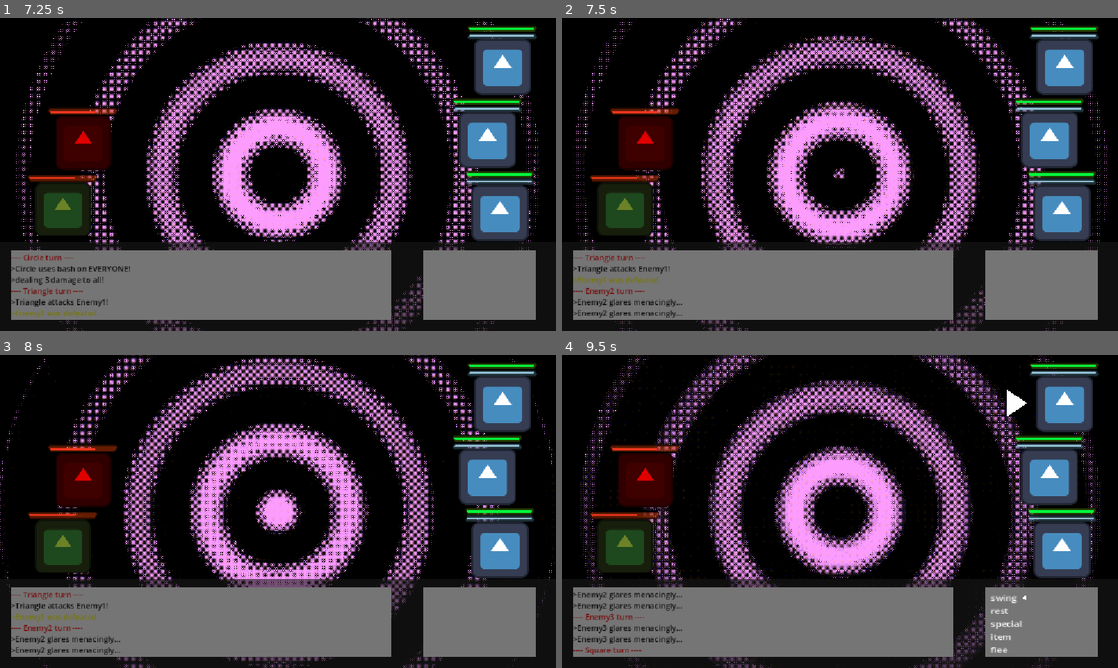
Above: before the commit, frames 1-4 (two rows, left to right).
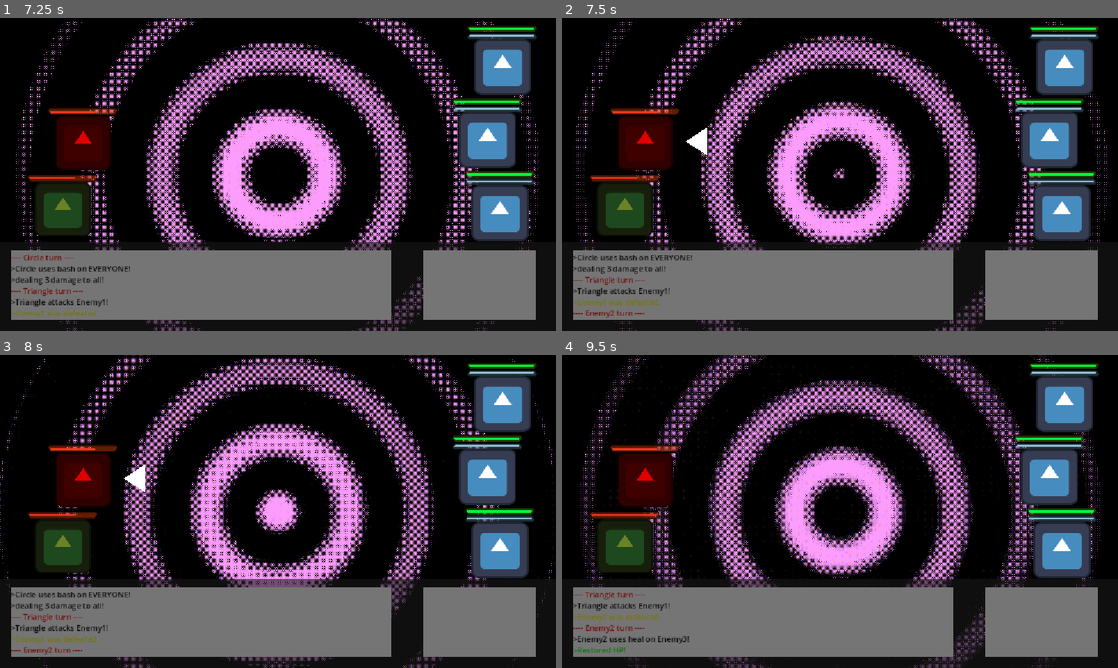
Above: after the commit, the same moments.

Repository: IrsyadNafie/GitExercise-G022
Game: Godot game, scene res://control.tscn
Same seed, same stepped clock (60 frames per second), same inputs: the game is played once before the commit and once after it. The engine's default icon, where the game draws it, is replaced by a stand-in: a white triangle on a blue panel in a dark square.
Inputs:
- Up to frame 1 (7.25 s): tap Enter (ui_accept) at 0.5, 0.77, 1.52, 3.02, 3.77, 4.52, 6.02, 6.77 s; hold Up (ui_up) 0.53-2.03 s; tap Z every 0.75 s from 0.6 to 6.6 s; hold A 2.03-3.53 s; hold Down (ui_down) 3.53-4.28 s; hold Up (ui_up) from 4.28 s (still down)
- Up to frame 2 (7.5 s): keep holding Up (ui_up); tap Z at 7.35 s
- Up to frame 3 (8 s): keep holding Up (ui_up); tap Enter (ui_accept) at 7.52 s
- Up to frame 4 (9.5 s): release Up (ui_up) at 8.03 s; hold Down (ui_down) 8.03-8.78 s; tap Z at 8.1, 8.85 s; hold A from 8.78 s (still down); tap Enter (ui_accept) at 9.02 s

Frame 1 is identical in both runs. In frame 2, 1.4% of the frame differs, in the area x 2-27%, y 35-96%; in frame 3, 1.4%; in frame 4, 1.5%, in the area x 2-84%, y 11-96%.

Commit message:
ai enemy

Diff:
--- a/actors.gd
+++ b/actors.gd
@@ -142,3 +142,29 @@
 		if status["effect"].type == StatusEffect.EffectType.ENCHANT:
 			return true
 	return false
+
+func execute_ai(players: Array[Actor], allies: Array[Actor]) -> Dictionary:
+	var valid_skills: Array[Skill] = []
+	for s in skills:
+		if s != null and current_sp >= s.sp_cost:
+			valid_skills.append(s)
+
+	var decision = {
+		"action": "attack",
+		"skill": null,
+		"target": players.pick_random()
+	}
+
+	if valid_skills.size() > 0 and randf() > 0.4:
+		var chosen_skill = valid_skills.pick_random()
+		decision["action"] = "skill"
+		decision["skill"] = chosen_skill
+
+		if chosen_skill.target_type == Skill.TargetType.SINGLE_ENEMY:
+			decision["target"] = players.pick_random()
+		elif chosen_skill.target_type == Skill.TargetType.SINGLE_ALLY:
+			decision["target"] = allies.pick_random() # Heals/Buffs another enemy
+		elif chosen_skill.target_type == Skill.TargetType.SELF:
+			decision["target"] = self
+
+	return decision
--- a/battle_manager.gd
+++ b/battle_manager.gd
@@ -9,6 +9,7 @@
 var target_index: int = 0
 var total_battle_exp: int = 0
 var battle_won: bool = false
+var is_ending_turn: bool = false
 
 var is_in_skill_menu: bool = false
 var current_skills: Array[Skill] = []
@@ -32,7 +33,6 @@
 	for node in actor_nodes:
 		if node is Actor:
 			turn_queue.append(node)
-			node.turn_finished.connect(_on_actor_turn_finished)
 			node.action_logged.connect(_on_actor_logged)
 
 			if not node.is_player:
@@ -50,11 +50,13 @@
 	_on_actor_logged("[color=red]---- " + current_actor.character_name + " turn ----[/color]")
 	current_actor.start_turn()
 	var is_stunned = current_actor.process_statuses()
+
 	if current_actor.current_hp <= 0:
 		check_death(current_actor)
 		if battle_won: return
 		finish_action()
 		return
+
 	if is_stunned:
 		finish_action()
 		return
@@ -70,6 +72,7 @@
 			first_btn.grab_focus()
 	else:
 		action_menu.hide()
+		await get_tree().create_timer(1.0).timeout
 		execute_enemy_ai()
 
 func _on_ui_action_selected(action: String) -> void:
@@ -334,12 +337,23 @@
 	finish_action()
 
 func finish_action() -> void:
+	if is_ending_turn or battle_won: return
+	is_ending_turn = true
+
 	clear_all_arrows()
-	if battle_won:
-		return
+
 	var current_actor: Actor = turn_queue[current_actor_index]
 	await get_tree().create_timer(1.5).timeout
-	current_actor.end_turn()
+
+	if is_instance_valid(current_actor):
+		current_actor.end_turn()
+
+	current_actor_index += 1
+	if current_actor_index >= turn_queue.size():
+		current_actor_index = 0
+
+	is_ending_turn = false
+	start_next_turn()
 
 func _on_actor_turn_finished() -> void:
 	current_actor_index += 1
@@ -456,9 +470,79 @@
 	_on_actor_logged(">Returning to map...")
 
 func execute_enemy_ai() -> void:
-	if battle_won: return
-	var current_actor: Actor = turn_queue[current_actor_index]
-
-	_on_actor_logged(">" + current_actor.character_name + " glares menacingly...")
-
-	finish_action()
+	if is_ending_turn or battle_won: return
+	var current_actor: Actor = turn_queue[current_actor_index]
+
+	var players = get_active_players()
+	if players.size() == 0:
+		finish_action()
+		return
+
+	var decision = current_actor.execute_ai(players, active_enemies)
+	var target: Actor = decision["target"]
+	var skill: Skill = decision["skill"]
+	if current_actor.turn_arrow: current_actor.turn_arrow.hide()
+	var is_basic_aoe = (decision["action"] == "attack" and current_actor.is_aoe_attack)
+
+	if is_basic_aoe:
+		for p in players:
+			if p.turn_arrow: p.turn_arrow.show()
+	elif target and is_instance_valid(target) and target.turn_arrow:
+		target.turn_arrow.show()
+
+	await get_tree().create_timer(1.0).timeout
+
+	if is_basic_aoe:
+		for p in players:
+			if p.turn_arrow: p.turn_arrow.hide()
+	elif target and is_instance_valid(target) and target.turn_arrow:
+		target.turn_arrow.hide()
+
+	if decision["action"] == "attack":
+		if current_actor.is_aoe_attack:
+
+			_on_actor_logged("[color=black]>" + current_actor.character_name + " attacks EVERYONE![/color]")
+			for p in players:
+				var dmg = current_actor.base_attack
+				if randf() <= current_actor.crit_chance:
+					dmg = int(dmg * current_actor.crit_multiplier)
+				p.take_damage(dmg)
+				check_death(p)
+		else:
+
+			_on_actor_logged("[color=black]>" + current_actor.character_name + " attacks " + target.character_name + "![/color]")
+			var dmg = current_actor.base_attack
+			if randf() <= current_actor.crit_chance:
+				dmg = int(dmg * current_actor.crit_multiplier)
+				_on_actor_logged("[color=red]>CRITICAL HIT![/color]")
+			target.take_damage(dmg)
+			check_death(target)
+
+	elif decision["action"] == "skill":
+		current_actor.current_sp -= skill.sp_cost
+		current_actor.update_bars()
+
+		if skill.target_type == Skill.TargetType.SINGLE_ENEMY or skill.target_type == Skill.TargetType.RANDOM:
+			_on_actor_logged("[color=black]>" + current_actor.character_name + " uses " + skill.name + " on " + target.character_name + "![/color]")
+			for i in range(skill.hits):
+				target.take_damage(skill.damage)
+				if skill.status_to_apply: target.apply_status(skill.status_to_apply)
+				check_death(target)
+				if skill.hits > 1: await get_tree().create_timer(0.2).timeout
+
+		elif skill.target_type == Skill.TargetType.ALL_ENEMY:
+			_on_actor_logged("[color=black]>" + current_actor.character_name + " uses " + skill.name + " on EVERYONE![/color]")
+			for p in players:
+				p.take_damage(skill.damage)
+				if skill.status_to_apply: p.apply_status(skill.status_to_apply)
+				check_death(p)
+
+		elif skill.target_type == Skill.TargetType.SINGLE_ALLY or skill.target_type == Skill.TargetType.SELF:
+			_on_actor_logged("[color=black]>" + current_actor.character_name + " uses " + skill.name + " on " + target.character_name + "![/color]")
+			if skill.heal_amount > 0:
+				target.current_hp = min(target.current_hp + skill.heal_amount, target.max_hp)
+				_on_actor_logged("[color=green]>Restored HP![/color]")
+			if skill.status_to_apply: target.apply_status(skill.status_to_apply)
+			target.update_bars()
+
+	finish_action()
--- /dev/null
+++ b/checkpoint.tscn
@@ -0,0 +1,21 @@
+[gd_scene format=3 uid="uid://b5qa0lve4g28c"]
+
+[ext_resource type="Script" path="res://checkpoint.gd" id="1_r6hke"]
+[ext_resource type="Texture2D" path="res://flag.png" id="2_tnhlw"]
+
+[sub_resource type="RectangleShape2D" id="RectangleShape2D_s20m7"]
+size = Vector2(105, 157)
+
+[node name="Checkpoint" type="Area2D" unique_id=96501528]
+script = ExtResource("1_r6hke")
+
+[node name="Sprite2D" type="Sprite2D" parent="." unique_id=346173729]
+position = Vector2(-3.8146973e-06, -4)
+scale = Vector2(0.296875, 0.30322266)
+texture = ExtResource("2_tnhlw")
+
+[node name="CollisionShape2D" type="CollisionShape2D" parent="." unique_id=1597977846]
+position = Vector2(2.5, -2.5)
+shape = SubResource("RectangleShape2D_s20m7")
+
+[connection signal="body_entered" from="." to="." method="_on_body_entered"]
--- a/control.tscn
+++ b/control.tscn
@@ -18,6 +18,8 @@
 [ext_resource type="Resource" uid="uid://dl7r8br2evilk" path="res://skill/Triangle/heal dust.tres" id="14_v61lp"]
 [ext_resource type="Resource" uid="uid://cvo1jo4k0h2ji" path="res://skill/Triangle/arrow rain.tres" id="15_dgp6r"]
 [ext_resource type="Resource" uid="uid://yui17fuafvpq" path="res://skill/Triangle/pots o heal.tres" id="16_858bn"]
+[ext_resource type="Resource" uid="uid://dt2epdujkhgrc" path="res://enemyskill/test1.tres" id="18_kuuv8"]
+[ext_resource type="Resource" uid="uid://b6f8egt07ww7j" path="res://enemyskill/test2.tres" id="19_ou021"]
 [ext_resource type="Texture2D" uid="uid://btr557rvi03rv" path="res://dither-ripple-pixel-5s-1777867142802-ezgif.com-gif-to-sprite-converter.png" id="19_pi4e7"]
 
 [sub_resource type="StyleBoxFlat" id="StyleBoxFlat_pi4e7"]
@@ -603,8 +605,7 @@
 position = Vector2(-911, 9)
 script = ExtResource("3_ee4bf")
 character_name = "Enemy1"
-is_player = false
-skills = Array[ExtResource("3_fj5cn")]([null, null])
+skills = Array[ExtResource("3_fj5cn")]([ExtResource("18_kuuv8")])
 
 [node name="HPBar" type="ProgressBar" parent="Actors/Enemy1" unique_id=1405507110]
 offset_left = 944.00006
@@ -645,7 +646,8 @@
 position = Vector2(-869, 157)
 script = ExtResource("3_ee4bf")
 character_name = "Enemy2"
-is_player = false
+base_attack = 5
+skills = Array[ExtResource("3_fj5cn")]([ExtResource("19_ou021")])
 
 [node name="HPBar" type="ProgressBar" parent="Actors/Enemy2" unique_id=1893942757]
 offset_left = 944.00006
@@ -686,7 +688,7 @@
 position = Vector2(-911, 295)
 script = ExtResource("3_ee4bf")
 character_name = "Enemy3"
-is_player = false
+is_aoe_attack = true
 
 [node name="HPBar" type="ProgressBar" parent="Actors/Enemy3" unique_id=289262223]
 offset_left = 944.00006
--- a/enemy_1.gd
+++ b/enemy_1.gd
@@ -6,6 +6,3 @@
 
 func start_turn() -> void:
 	super()
-	action_logged.emit(">" + character_name + " glares menacingly...")
-	await get_tree().create_timer(1.5).timeout
-	end_turn()
--- /dev/null
+++ b/enemyskill/test1.tres
@@ -0,0 +1,9 @@
+[gd_resource type="Resource" script_class="Skill" format=3 uid="uid://dt2epdujkhgrc"]
+
+[ext_resource type="Script" path="res://skill.gd" id="1_kg2kq"]
+
+[resource]
+script = ExtResource("1_kg2kq")
+name = "die"
+sp_cost = 0
+damage = 5
--- /dev/null
+++ b/enemyskill/test2.tres
@@ -0,0 +1,10 @@
+[gd_resource type="Resource" script_class="Skill" format=3 uid="uid://b6f8egt07ww7j"]
+
+[ext_resource type="Script" path="res://skill.gd" id="1_xmtsk"]
+
+[resource]
+script = ExtResource("1_xmtsk")
+name = "heal"
+sp_cost = 0
+heal_amount = 5
+target_type = 2
--- /dev/null
+++ b/npc.tscn
@@ -0,0 +1,30 @@
+[gd_scene format=3 uid="uid://cslpxdh4mp5c0"]
+
+[ext_resource type="Script" path="res://npc.gd" id="1_xxcha"]
+[ext_resource type="Texture2D" path="res://npcgodot.png" id="2_kh24r"]
+
+[sub_resource type="RectangleShape2D" id="RectangleShape2D_xxcha"]
+size = Vector2(92, 101)
+
+[node name="NPC" type="Area2D" unique_id=1906512404]
+scale = Vector2(1.4311829, 1.4306915)
+script = ExtResource("1_xxcha")
+
+[node name="Sprite2D" type="Sprite2D" parent="." unique_id=649740066]
+position = Vector2(9, -5)
+scale = Vector2(1.3385416, 1.2818182)
+texture = ExtResource("2_kh24r")
+
+[node name="CollisionShape2D" type="CollisionShape2D" parent="." unique_id=611367507]
+position = Vector2(-5, -6.5)
+shape = SubResource("RectangleShape2D_xxcha")
+
+[node name="Label" type="Label" parent="." unique_id=285408616]
+offset_left = -31.0
+offset_top = -98.0
+offset_right = 38.0
+offset_bottom = -75.0
+text = "Press \"E\""
+
+[connection signal="body_entered" from="." to="." method="_on_body_entered"]
+[connection signal="body_exited" from="." to="." method="_on_body_exited"]
--- /dev/null
+++ b/pickup_item.tscn
@@ -0,0 +1,29 @@
+[gd_scene format=3 uid="uid://c55clwiivotjd"]
+
+[ext_resource type="Script" path="res://pickup_item.gd" id="1_iedf3"]
+[ext_resource type="Texture2D" path="res://potiongodot.png" id="2_iedf3"]
+
+[sub_resource type="RectangleShape2D" id="RectangleShape2D_85ps6"]
+size = Vector2(57, 100)
+
+[node name="PickupItem" type="Area2D" unique_id=1808496137]
+script = ExtResource("1_iedf3")
+
+[node name="Sprite2D" type="Sprite2D" parent="." unique_id=1266786810]
+scale = Vector2(0.2, 0.2)
+texture = ExtResource("2_iedf3")
+
+[node name="CollisionShape2D" type="CollisionShape2D" parent="." unique_id=1722968951]
+position = Vector2(1.5, -7)
+shape = SubResource("RectangleShape2D_85ps6")
+
+[node name="Label" type="Label" parent="." unique_id=1721886597]
+offset_left = -19.0
+offset_top = -89.0
+offset_right = 21.0
+offset_bottom = -66.0
+
+[connection signal="body_entered" from="." to="." method="_on_body_entered"]
+[connection signal="body_exited" from="." to="." method="_on_body_exited"]
+[connection signal="child_entered_tree" from="Label" to="." method="_on_label_child_entered_tree"]
+[connection signal="child_exiting_tree" from="Label" to="." method="_on_label_child_exiting_tree"]
--- /dev/null
+++ b/start.tscn
@@ -0,0 +1,7 @@
+[gd_scene format=3 uid="uid://dsbmbcm1b1yxk"]
+
+[node name="Node2D" type="Node2D" unique_id=1176408693]
+
+[node name="Panel" type="Panel" parent="." unique_id=194637194]
+offset_right = 1182.0
+offset_bottom = 680.0
Not shown: 1 places in control.tscn that only renumber resources
